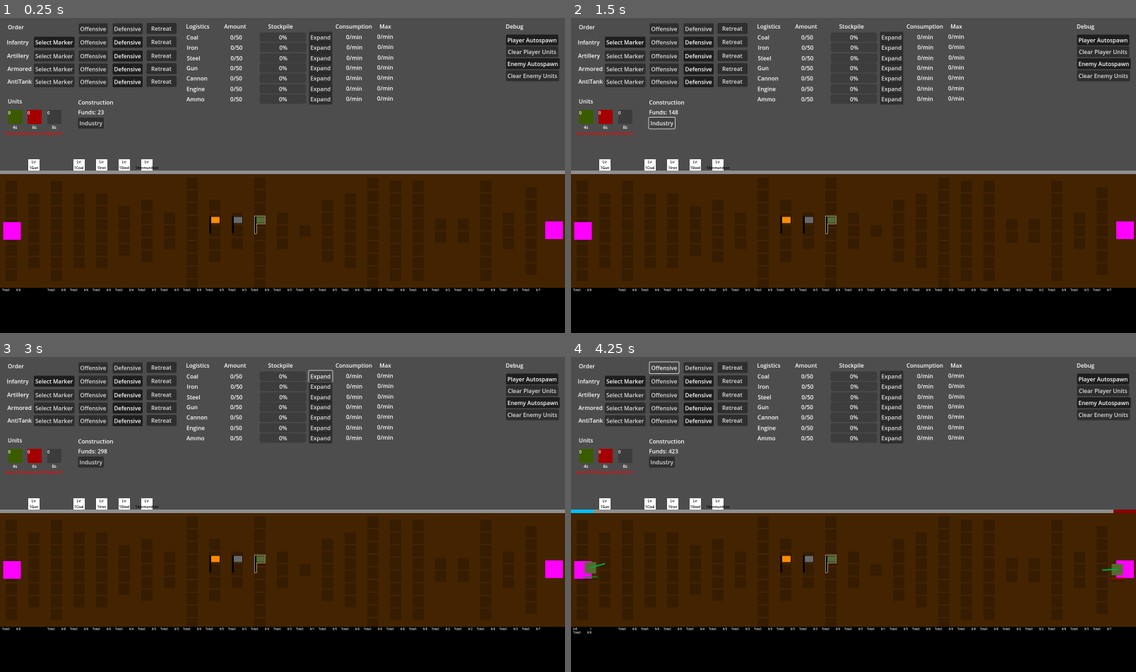
Above: before the commit, frames 1-4 (two rows, left to right).
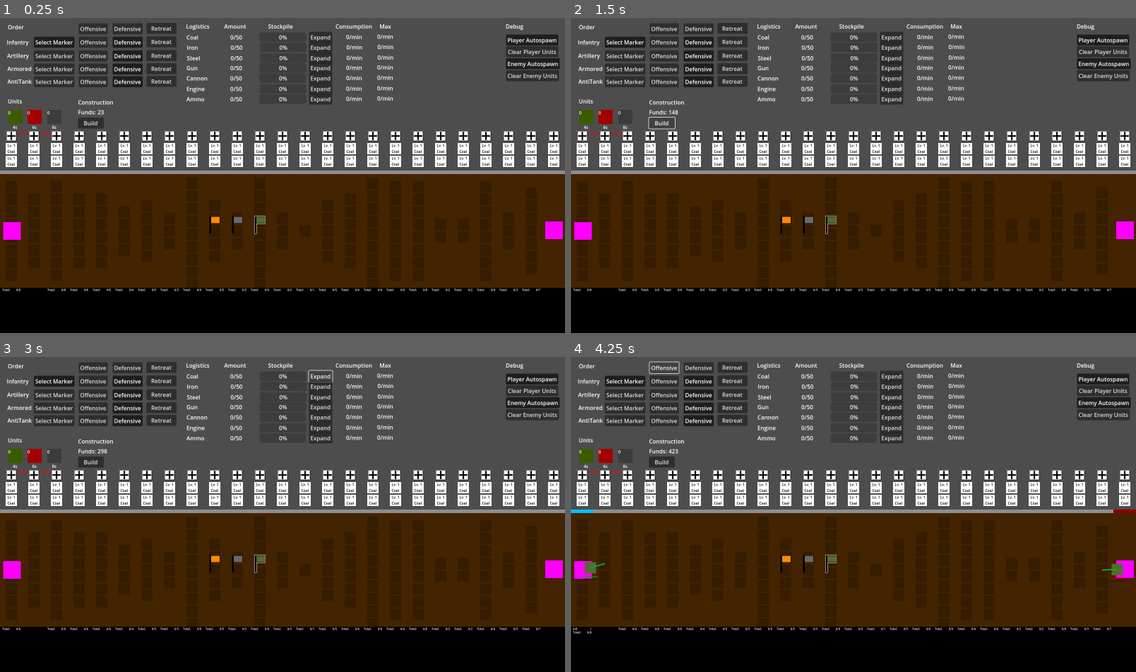
Above: after the commit, the same moments.

Repository: dwlee0802/AttritionWarfare
Game: Godot game, scene res://Scenes/game.tscn
Two runs of this game, one before a commit and one after it. Both use one fixed random seed, a clock stepped at 60 frames per second and the inputs below.
Inputs (mouse positions are in pixels of both pictures, inside the frame that each line leads up to):
- Up to frame 1 (0.25 s): no input
- Up to frame 2 (1.5 s): click (661, 121) at 0.5 s, where only the run before the commit has a clickable "Industry"; click (661, 121) at 1.25 s, where only the run after the commit has a clickable "Build"
- Up to frame 3 (3 s): click (11, 473) at 2.02 s; click "Expand" at 2.75 s
- Up to frame 4 (4.25 s): click "Offensive" at 3.5 s

The runs differ from the first frame. In frame 1, 5.1% of the frame differs, in the area x 1-99%, y 32-49%; in frame 2, 5.1%; in frame 3, 5.1%; in frame 4, 5.1%.

Commit message:
Made UI elements for Build Menu.

Diff:
--- /dev/null
+++ b/Scenes/IndustryIcons.gd
@@ -0,0 +1,11 @@
+extends VBoxContainer
+
+
+# Called when the node enters the scene tree for the first time.
+func _ready():
+	pass # Replace with function body.
+
+
+# Called every frame. 'delta' is the elapsed time since the previous frame.
+func _process(delta):
+	pass
--- a/Scenes/block.tscn
+++ b/Scenes/block.tscn
@@ -1,7 +1,9 @@
-[gd_scene load_steps=5 format=3 uid="uid://ps851n03q6ik"]
+[gd_scene load_steps=7 format=3 uid="uid://ps851n03q6ik"]
 
 [ext_resource type="Script" path="res://Scripts/Block.gd" id="2_568kp"]
 [ext_resource type="Texture2D" uid="uid://bweni00tvg2ju" path="res://Art/32x32_white_square.png" id="2_dmnni"]
+[ext_resource type="Script" path="res://Scenes/IndustryIcons.gd" id="3_57e5e"]
+[ext_resource type="Texture2D" uid="uid://bu5glklx5xfyl" path="res://Art/build_icon.jpg" id="3_wcdb0"]
 
 [sub_resource type="RectangleShape2D" id="RectangleShape2D_mp6jl"]
 size = Vector2(64, 371)
@@ -27,6 +29,7 @@
 grow_horizontal = 2
 
 [node name="IndustryIcon" type="TextureRect" parent="CaptureStatus"]
+visible = false
 custom_minimum_size = Vector2(32, 32)
 layout_mode = 1
 anchors_preset = -1
@@ -43,6 +46,172 @@
 texture = ExtResource("2_dmnni")
 
 [node name="TempIndustryLabel" type="Label" parent="CaptureStatus/IndustryIcon"]
+layout_mode = 1
+anchors_preset = 15
+anchor_right = 1.0
+anchor_bottom = 1.0
+grow_horizontal = 2
+grow_vertical = 2
+theme_override_colors/font_color = Color(0, 0, 0, 1)
+theme_override_font_sizes/font_size = 10
+text = "Lv. 1 Coal"
+horizontal_alignment = 1
+vertical_alignment = 1
+autowrap_mode = 2
+
+[node name="IndustryIcons" type="VBoxContainer" parent="CaptureStatus"]
+layout_mode = 1
+anchors_preset = -1
+anchor_left = 0.5
+anchor_right = 0.5
+offset_bottom = -10.0
+grow_horizontal = 2
+grow_vertical = 0
+alignment = 2
+script = ExtResource("3_57e5e")
+
+[node name="BuildButton" type="TextureButton" parent="CaptureStatus/IndustryIcons"]
+custom_minimum_size = Vector2(32, 32)
+layout_mode = 2
+texture_normal = ExtResource("3_wcdb0")
+
+[node name="BuildOptions" type="Control" parent="CaptureStatus/IndustryIcons/BuildButton"]
+layout_mode = 1
+anchors_preset = 15
+anchor_right = 1.0
+anchor_bottom = 1.0
+grow_horizontal = 2
+grow_vertical = 2
+
+[node name="Industry" type="VBoxContainer" parent="CaptureStatus/IndustryIcons/BuildButton/BuildOptions"]
+visible = false
+layout_mode = 1
+anchors_preset = -1
+anchor_left = 1.0
+anchor_top = 0.5
+anchor_right = 1.0
+anchor_bottom = 0.5
+offset_top = -20.0
+offset_right = 40.0
+offset_bottom = 20.0
+grow_vertical = 2
+alignment = 1
+
+[node name="CoalButton" type="Button" parent="CaptureStatus/IndustryIcons/BuildButton/BuildOptions/Industry"]
+layout_mode = 2
+theme_override_font_sizes/font_size = 10
+text = "Coal Mine"
+
+[node name="IronButton" type="Button" parent="CaptureStatus/IndustryIcons/BuildButton/BuildOptions/Industry"]
+layout_mode = 2
+theme_override_font_sizes/font_size = 10
+text = "Iron Mine"
+
+[node name="SteelButton" type="Button" parent="CaptureStatus/IndustryIcons/BuildButton/BuildOptions/Industry"]
+layout_mode = 2
+theme_override_font_sizes/font_size = 10
+text = "Steel Mill"
+
+[node name="GunButton" type="Button" parent="CaptureStatus/IndustryIcons/BuildButton/BuildOptions/Industry"]
+layout_mode = 2
+theme_override_font_sizes/font_size = 10
+text = "Gun"
+
+[node name="SteelButton3" type="Button" parent="CaptureStatus/IndustryIcons/BuildButton/BuildOptions/Industry"]
+layout_mode = 2
+theme_override_font_sizes/font_size = 10
+text = "Cannon"
+
+[node name="SteelButton4" type="Button" parent="CaptureStatus/IndustryIcons/BuildButton/BuildOptions/Industry"]
+layout_mode = 2
+theme_override_font_sizes/font_size = 10
+text = "Engine"
+
+[node name="Infrastructure" type="VBoxContainer" parent="CaptureStatus/IndustryIcons/BuildButton/BuildOptions"]
+visible = false
+layout_mode = 1
+anchors_preset = -1
+anchor_top = 0.5
+anchor_bottom = 0.5
+offset_left = -56.0
+offset_top = -37.0
+offset_bottom = 37.0
+grow_horizontal = 0
+grow_vertical = 2
+alignment = 1
+
+[node name="RoadButton" type="Button" parent="CaptureStatus/IndustryIcons/BuildButton/BuildOptions/Infrastructure"]
+layout_mode = 2
+theme_override_font_sizes/font_size = 10
+text = "Road"
+
+[node name="BridgeButton" type="Button" parent="CaptureStatus/IndustryIcons/BuildButton/BuildOptions/Infrastructure"]
+layout_mode = 2
+theme_override_font_sizes/font_size = 10
+text = "Bridge"
+
+[node name="TypeButtons" type="Control" parent="CaptureStatus/IndustryIcons/BuildButton"]
+visible = false
+layout_mode = 1
+anchors_preset = 15
+anchor_right = 1.0
+anchor_bottom = 1.0
+grow_horizontal = 2
+grow_vertical = 2
+
+[node name="IndustryButton" type="Button" parent="CaptureStatus/IndustryIcons/BuildButton/TypeButtons"]
+custom_minimum_size = Vector2(76, 0)
+layout_mode = 1
+anchors_preset = -1
+anchor_left = 1.0
+anchor_top = 0.5
+anchor_right = 1.0
+anchor_bottom = 0.5
+offset_top = -11.0
+offset_right = 76.0
+offset_bottom = 11.0
+grow_vertical = 2
+theme_override_font_sizes/font_size = 10
+text = "Industry"
+
+[node name="InfrastructureButton" type="Button" parent="CaptureStatus/IndustryIcons/BuildButton/TypeButtons"]
+layout_mode = 1
+anchors_preset = -1
+anchor_top = 0.5
+anchor_bottom = 0.5
+offset_left = -76.0
+offset_top = -11.0
+offset_bottom = 11.0
+grow_horizontal = 0
+grow_vertical = 2
+theme_override_font_sizes/font_size = 10
+text = "Infrastructure"
+
+[node name="IndustryIcon" type="TextureRect" parent="CaptureStatus/IndustryIcons"]
+custom_minimum_size = Vector2(32, 32)
+layout_mode = 2
+texture = ExtResource("2_dmnni")
+
+[node name="TempIndustryLabel" type="Label" parent="CaptureStatus/IndustryIcons/IndustryIcon"]
+layout_mode = 1
+anchors_preset = 15
+anchor_right = 1.0
+anchor_bottom = 1.0
+grow_horizontal = 2
+grow_vertical = 2
+theme_override_colors/font_color = Color(0, 0, 0, 1)
+theme_override_font_sizes/font_size = 10
+text = "Lv. 1 Coal"
+horizontal_alignment = 1
+vertical_alignment = 1
+autowrap_mode = 2
+
+[node name="IndustryIcon2" type="TextureRect" parent="CaptureStatus/IndustryIcons"]
+custom_minimum_size = Vector2(32, 32)
+layout_mode = 2
+texture = ExtResource("2_dmnni")
+
+[node name="TempIndustryLabel" type="Label" parent="CaptureStatus/IndustryIcons/IndustryIcon2"]
 layout_mode = 1
 anchors_preset = 15
 anchor_right = 1.0
--- a/Scenes/game.tscn
+++ b/Scenes/game.tscn
@@ -973,12 +973,13 @@
 offset_bottom = 51.0
 text = "Funds: 0"
 
-[node name="IndustryButton" type="Button" parent="ConstructionTab"]
+[node name="Build" type="Button" parent="ConstructionTab"]
 layout_mode = 0
 offset_top = 55.0
 offset_right = 73.0
 offset_bottom = 86.0
-text = "Industry"
+toggle_mode = true
+text = "Build"
 
 [node name="PlayerNation" type="Node" parent="." node_paths=PackedStringArray("hq")]
 script = ExtResource("4_kokw5")
@@ -1429,6 +1430,7 @@
 [connection signal="pressed" from="OrderTab/MarkerControl/AntiTank/OffensiveButton" to="OrderTab" method="_on_order_button_pressed" binds= [3, 0]]
 [connection signal="pressed" from="OrderTab/MarkerControl/AntiTank/DefensiveButton" to="OrderTab" method="_on_order_button_pressed" binds= [3, 1]]
 [connection signal="pressed" from="OrderTab/MarkerControl/AntiTank/RetreatButton" to="OrderTab" method="_on_order_button_pressed" binds= [3, 2]]
+[connection signal="toggled" from="ConstructionTab/Build" to="ConstructionTab" method="_on_build_toggled"]
 [connection signal="timeout" from="World/PlayerHQ/SpawnTimer" to="World/PlayerHQ" method="SpawnUnit" binds= [0]]
 [connection signal="timeout" from="World/PlayerHQ/SpawnTimer2" to="World/PlayerHQ" method="SpawnUnit" binds= [1]]
 [connection signal="timeout" from="World/EnemyHQ/SpawnTimer" to="World/EnemyHQ" method="SpawnUnit" binds= [0]]
--- a/Scripts/Block.gd
+++ b/Scripts/Block.gd
@@ -187,3 +187,7 @@
 		tempIndustryLabel.get_parent().visible = false
 
 	tempIndustryLabel.text = output
+
+
+func _on_build_button_pressed():
+	pass # Replace with function body.
--- a/Scripts/ConstructionTab.gd
+++ b/Scripts/ConstructionTab.gd
@@ -2,6 +2,8 @@
 class_name ConstructionTab
 
 @onready var fundsLabel: Label = $FundsLabel
+
+static var isBuildMode: bool = false
 
 
 # Called when the node enters the scene tree for the first time.
@@ -12,3 +14,7 @@
 # Called every frame. 'delta' is the elapsed time since the previous frame.
 func _process(delta):
 	fundsLabel.text = "Funds: " + str(int(Game.playerNation.funds))
+
+
+func _on_build_toggled(toggled_on):
+	isBuildMode = toggled_on
Binary file added: Art/build_icon.jpg
Not shown, added: Art/build_icon.jpg.import
